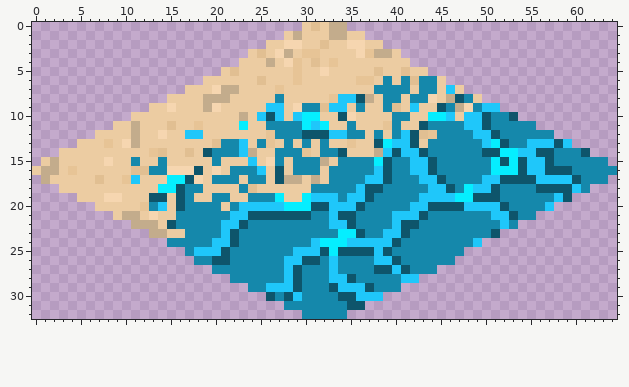
Sprite sheet, stored at source/core/assets/images/65x33_tiles/shorelineBottomRight_night.png. Above: the version before the commit.
The file is 65x33 pixels. Pixels under 10% opacity are left out.
And afterwards:
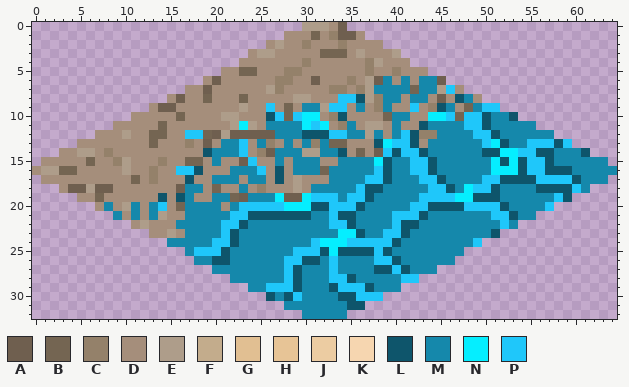
Palette (. is transparent): A #6f5f4f  B #746552  C #94816a  D #a58e7b  E #ae9d8a  F #c3ac8c  G #e1bf92  H #e7c496  J #eccca2  K #f6d6b0  L #0e556b  M #1588ab  N #05eeff  P #1fc7fa
Log entry: New version of the shorelines design added
From old to new:
Changed rows in their new state; - is an unchanged pixel.
first column x 0:
 0 ------------------------------EEEDA---------------
 1 ----------------------------DDDBDCAAD-------------
 2 --------------------------DEDDCDDDCDDDD-----------
 3 ------------------------DEEDDDDDBBBDEDDDE---------
 4 -----------------------DDDDDDDCDDDDDDCEDDD--------
 5 ---------------------DDBBDDDCCDDDDDDDCDDCDDD------
 6 -------------------DADDDDDDCCDDADDDCDEA-D-D--A----
 7 -----------------DDADDDDDDECDDDDDCCDCE----B--E-D--
 8 ---------------DADDBDDDBDDDDDEEDDD---EC--D--DAD--D
 9 -------------DAADDDDDDDEDD-DBD--E--D-DC-DD-DC--DB-
10 -----------DDDDDBDDDDEEDDD--B---DC-DDDDB--DD---B--
11 ---------DDDDDBDDDDDDDE-ED-------DC-DEED-DD-------
12 -------DDDEDDBBDD--BAEAAAAA----------E-D---CC-----
13 -----DDDDDDDDBDDDCDAD---D-CD-D-C-BBDDD-----D------
14 ---DDEEDCDDDDDDDDDD-----DCA---EE---DBDA-----------
15 -DDDDDBDDCEDDDCDDBBD-DDA-DD-D---DD----------------
16 DEEBBDDDDDEDDCDDPP-DDD----D-D---B-----------------
17 -DDDDDDDDDDBDCDDD-DD---D--D-DEDDD-----------------
18 ---DAAEAADDDDDDDA--DBDD-DCDDDED-------------------
19 -----DDBDDDDDD-D--DD--BA----AA--------------------
20 -------DMDEMD--DB----D----------------------------
21 ---------MDMDMEDD---------------------------------
22 -----------DEDDD----------------------------------
23 -------------DDED---------------------------------
Boxes around the changes in both pictures, in picture pixels (x1, y1, x2, y2):
changed: (32, 22, 482, 238)
